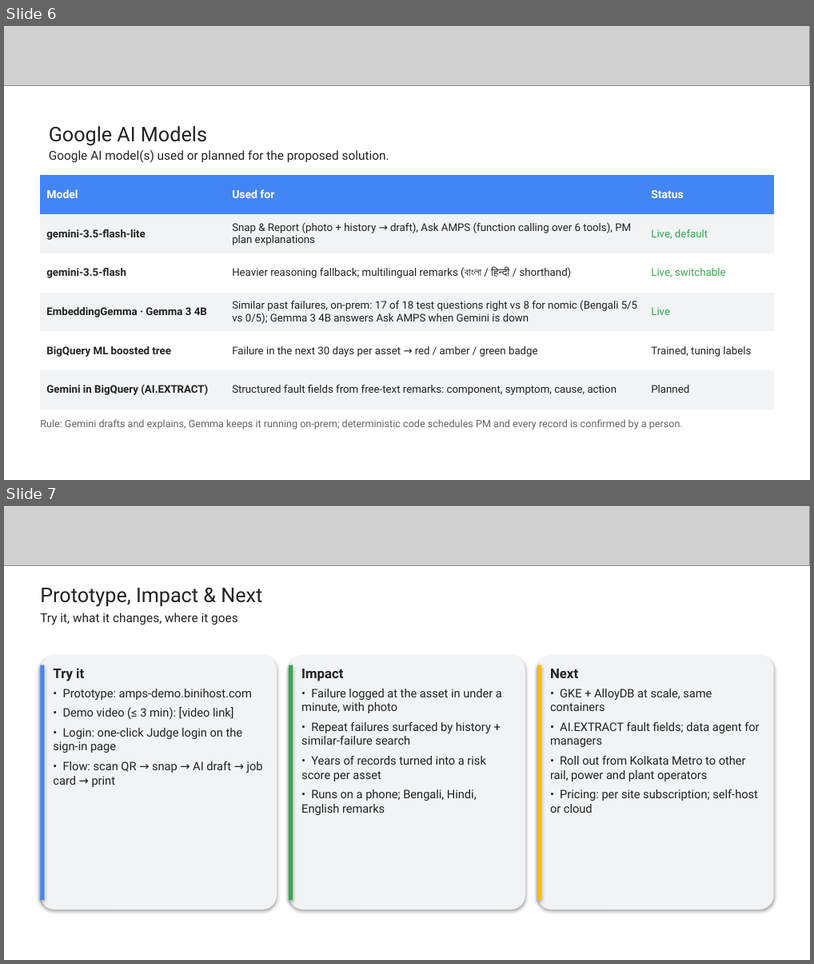
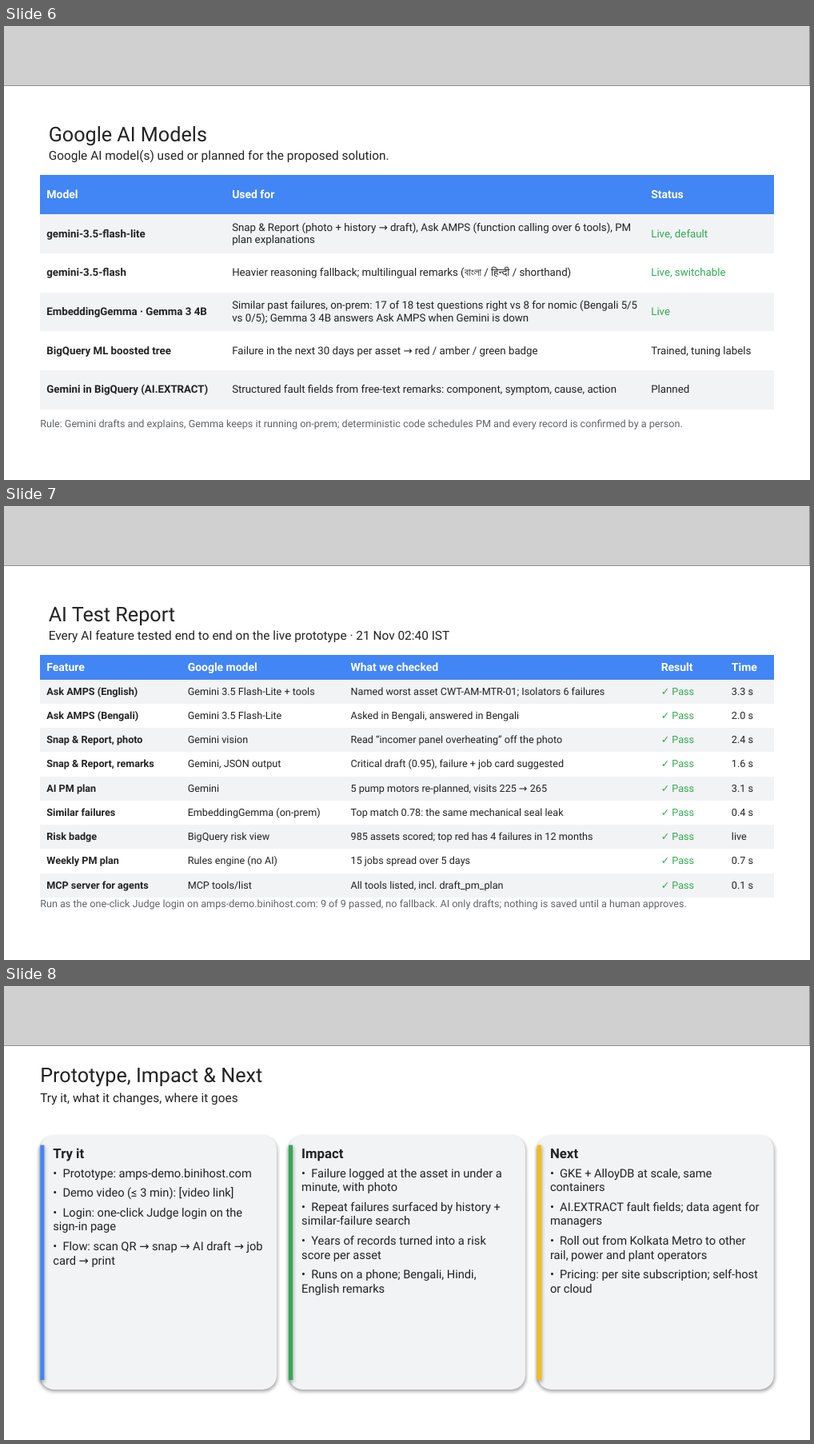
Before and after one commit to biniyognet/amps, a slide deck: deck/AMPS_submission_deck.pptx. Shown one above the other, each under a label of ours: slides 6 and 7 before the commit, slides 6, 7 and 8 after it. The pictures are 814x964 and 814x1444 pixels, drawn with LibreOffice and Linux fonts; fonts in the diff are those of the drawing; grey boxes stand for pictures. Boxes give left, top, right and bottom in pixels: in the first picture for what was removed or moved away, otherwise in the second. Text is boxed around its words. In the diff, an @@ line names an element or a change of style, - is before the commit and + after.

```diff
--- a/deck/AMPS_submission_deck.pptx
+++ b/deck/AMPS_submission_deck.pptx
@@ slide 7 added at (4,506,810,960), background #FFFFFF @@
@@ picture added at (4,506,810,566) @@
@@ text added at (49,607,450,643), 11 pt, text #222222 @@
+AI Test Report
+Every AI feature tested end to end on the live prototype · 21 Nov 02:40 IST
@@ table added at (40,655,774,920), 10 rows, 5 columns @@
+Feature | Google model | What we checked | Result | Time
+Ask AMPS (English) | Gemini 3.5 Flash-Lite + tools | Named worst asset CWT-AM-MTR-01; Isolators 6 failures | ✓ Pass | 3.3 s
+Ask AMPS (Bengali) | Gemini 3.5 Flash-Lite | Asked in Bengali, answered in Bengali | ✓ Pass | 2.0 s
+Snap & Report, photo | Gemini vision | Read “incomer panel overheating” off the photo | ✓ Pass | 2.4 s
+Snap & Report, remarks | Gemini, JSON output | Critical draft (0.95), failure + job card suggested | ✓ Pass | 1.6 s
+AI PM plan | Gemini | 5 pump motors re-planned, visits 225 → 265 | ✓ Pass | 3.1 s
+Similar failures | EmbeddingGemma (on-prem) | Top match 0.78: the same mechanical seal leak | ✓ Pass | 0.4 s
+Risk badge | BigQuery risk view | 985 assets scored; top red has 4 failures in 12 months | ✓ Pass | live
+Weekly PM plan | Rules engine (no AI) | 15 jobs spread over 5 days | ✓ Pass | 0.7 s
+MCP server for agents | MCP tools/list | All tools listed, incl. draft_pm_plan | ✓ Pass | 0.1 s
@@ text added at (40,899,687,909), 9 pt, text #5F6368 @@
+Run as the one-click Judge login on amps-demo.binihost.com: 9 of 9 passed, no fallback. AI only drafts; nothing is saved until a human approves.
@@ what was slide 7 is now slide 8 @@
```
Also in this commit, not shown: 1 slide changed, 1 other file.
